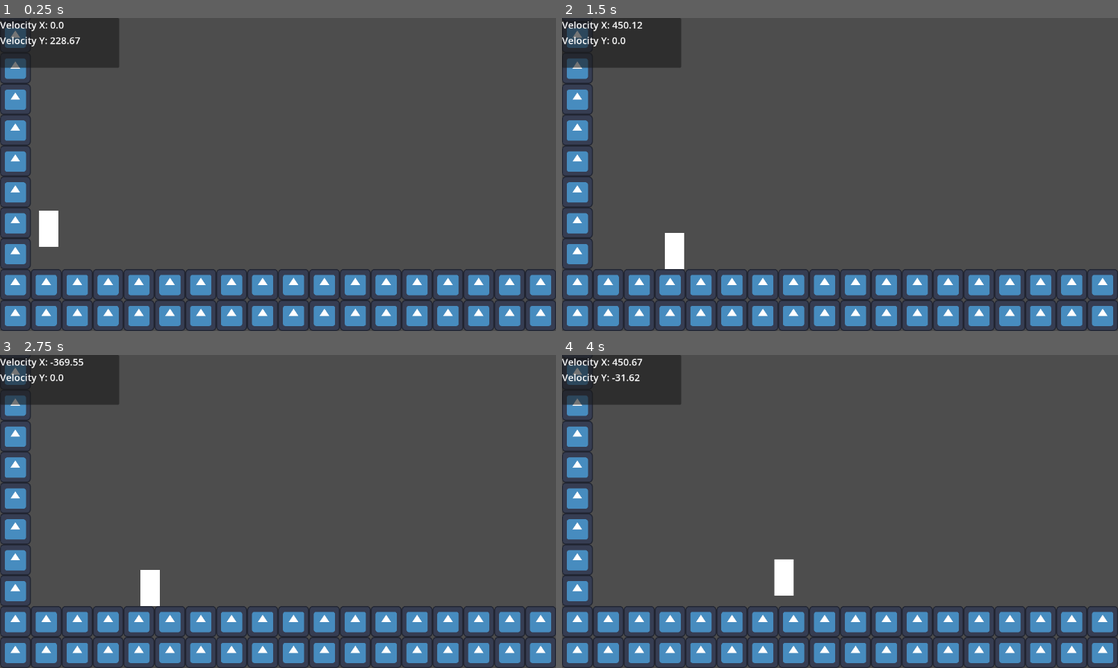
Above: before the commit, frames 1-4 (two rows, left to right).
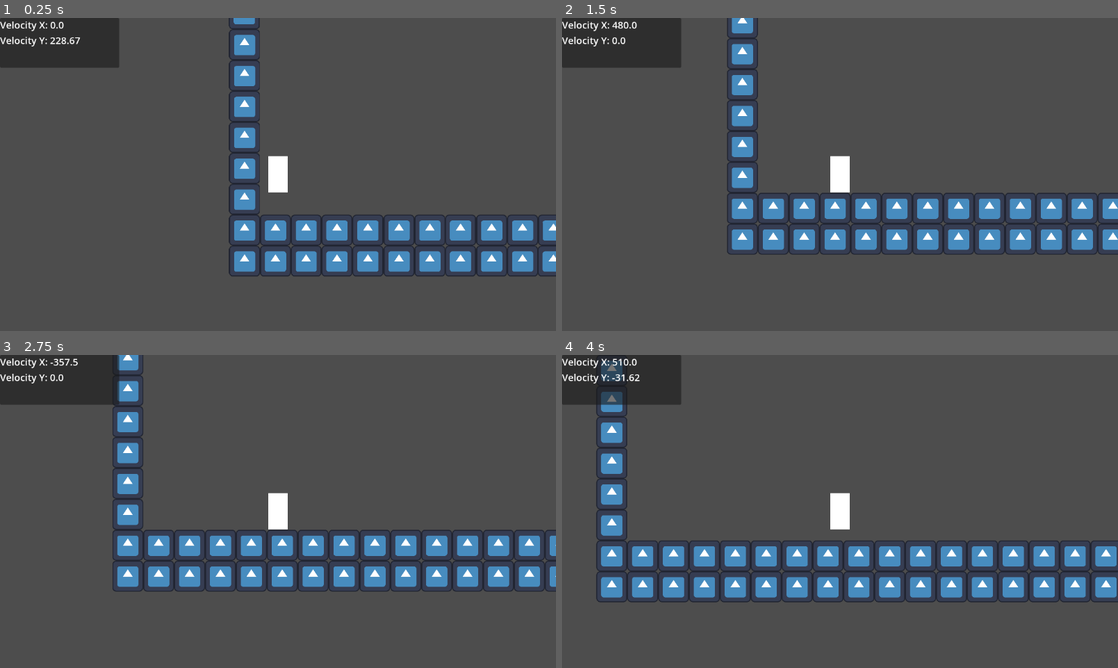
Above: after the commit, the same moments.

Repository: LitheFulminare/movimentos-explosoes-e-particulas
Game: Godot game, scene res://Game scenes/Prototyping.tscn
The game is run twice, just before and just after one commit, with the same random seed, the same clock (stepped at 60 frames per second) and the same inputs. The engine's default icon, where the game draws it, is replaced by a stand-in: a white triangle on a blue panel in a dark square.
Inputs:
- Up to frame 1 (0.25 s): no input
- Up to frame 2 (1.5 s): hold D (Right) from 0.53 s (still down); tap Shift (Dash) at 0.6 s; tap Space (Jump) at 0.77 s; tap F (Grappling Hook) at 1.35 s
- Up to frame 3 (2.75 s): tap Space (Jump) at 1.52 s; release D (Right) at 2.03 s; hold A (Left) from 2.03 s (still down); tap Shift (Dash) at 2.1 s
- Up to frame 4 (4 s): release A (Left) at 2.78 s; hold D (Right) from 2.78 s (still down); tap F (Grappling Hook) at 2.85 s; tap Space (Jump) at 3.02, 3.77 s; tap Shift (Dash) at 3.6 s

The runs differ from the first frame. In frame 1, 24% of the frame differs, in the area x 0-100%, y 0-100%; in frame 2, 25%; in frame 3, 26%; in frame 4, 28%.

Commit message:
ajusted acceleration falloff

Diff:
--- a/Godot Project/Player/player.tscn
+++ b/Godot Project/Player/player.tscn
@@ -19,7 +19,7 @@
 dash_cooldown_timer = NodePath("Dash Cooldown")
 maximum_walk_speed = 900.0
 acceleration = 10.0
-acceleration_falloff = 1000.0
+acceleration_falloff = 4.0
 deceleration = 60.0
 jump_velocity = 450.0
 jump_release_deceleration = 0.35
@@ -41,8 +41,6 @@
 [node name="Camera2D" type="Camera2D" parent="."]
 zoom = Vector2(0.5, 0.5)
 process_callback = 0
-limit_left = 0
-limit_bottom = 1024
 
 [node name="ColorRect" type="ColorRect" parent="."]
 offset_left = -40.0
